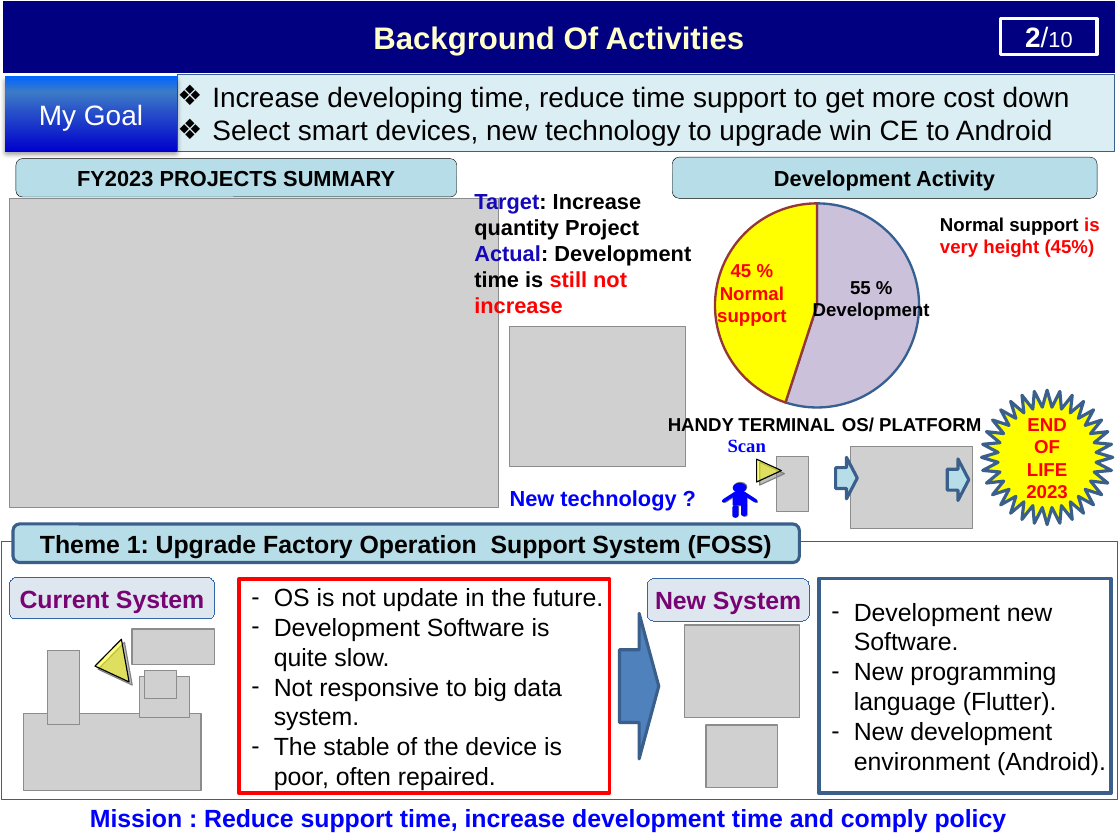
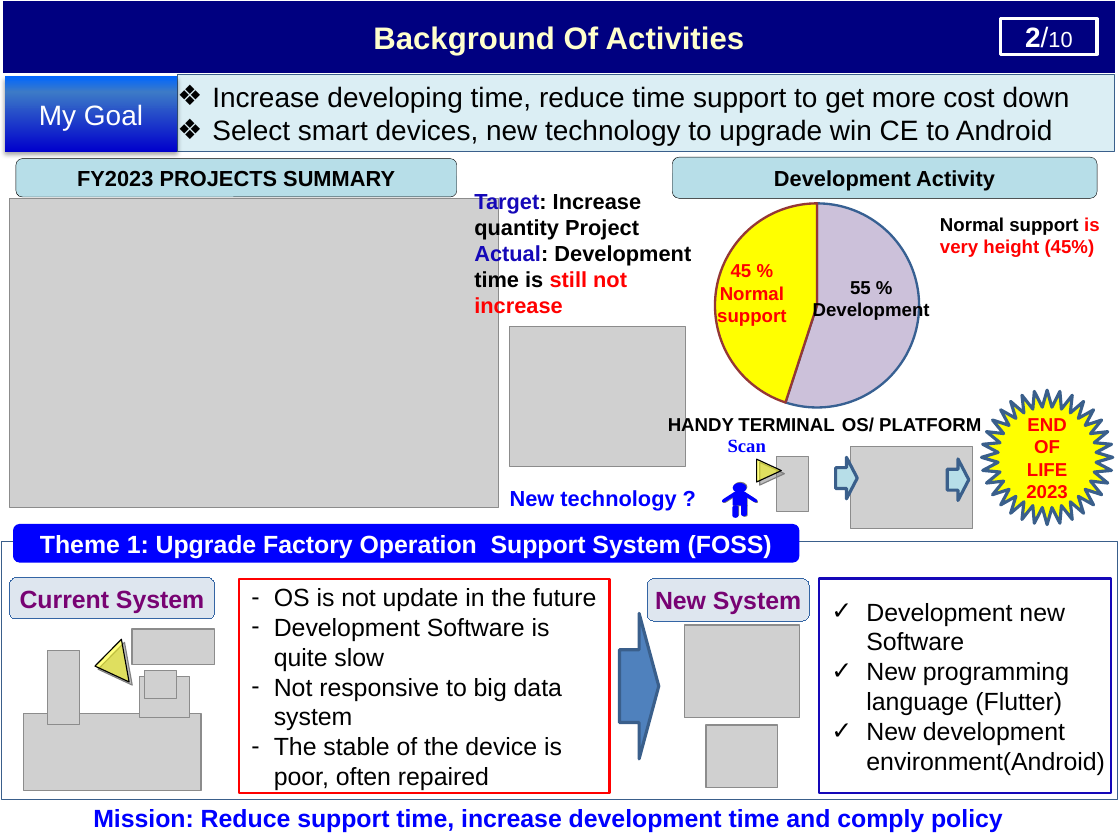
Before and after one commit to thietbicongnghevietnam/ReportPSNV, a slide deck: slide 3 of Report_test.pptx. Drawn at 1120x840 pixels with LibreOffice and Linux fonts; fonts in the diff are those of the drawing; grey boxes stand for pictures; background and template pictures are left out. Boxes give left, top, right and bottom in pixels: in the first picture for what was removed or moved away, otherwise in the second. Text is boxed around its words. In the diff, an @@ line names an element or a change of style, - is before the commit and + after.

```diff
--- a/Report_test.pptx
+++ b/Report_test.pptx
@@ rounded rectangle "Theme 1: Upgrade Factory Operation ..." at [13, 524, 800, 562]: text colour #000000 to #FFFFFF; fill #B7DEE8 to #0000FF; outline #3A5F8C 2 pt to none @@
@@ rectangle "OS is not update in ..." at [239, 579, 609, 793]: outline #FF0000 2.25 pt to #FF0000 1.5 pt @@
@@ text in rectangle at [274, 588, 596, 790]: text changed @@
-– OS is not update in the future.
-– Development Software is quite slow.
-– Not responsive to big data system.
-– The stable of the device is poor, often repaired.
+– OS is not update in the future
+– Development Software is quite slow
+– Not responsive to big data system
+– The stable of the device is poor, often repaired
@@ rectangle "Development new Software" at [819, 578, 1111, 793]: outline #3A5F8C 2.25 pt to #1508B8 1.5 pt @@
@@ text in rectangle at [866, 603, 1105, 775]: text changed @@
-– Development new Software.
-– New programming language (Flutter).
-– New development environment (Android).
+✓ Development new Software
+✓ New programming language (Flutter)
+✓ New development environment(Android)
@@ text at [93, 809, 1003, 832]: spaces changed @@
-Mission : Reduce support time, increase development time and comply policy
+Mission: Reduce support time, increase development time and comply policy
```
Also in this commit, not shown: 4 other slides changed, 1 slide added, 3 slides removed, 1 other file.
